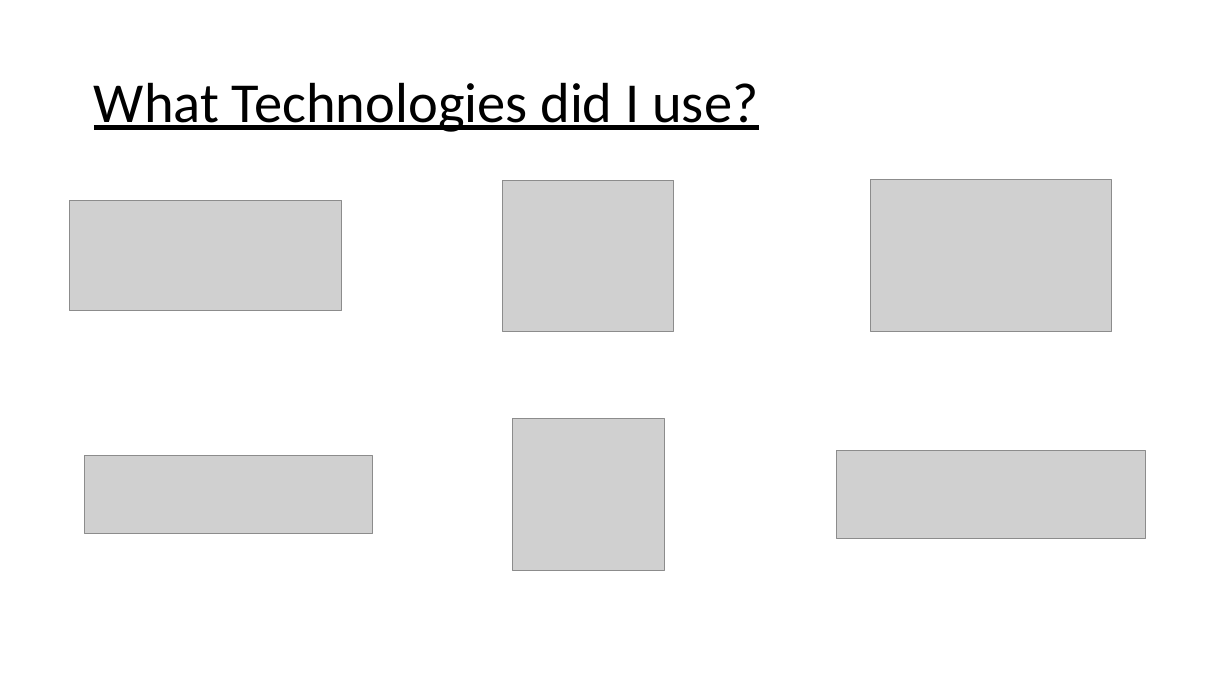
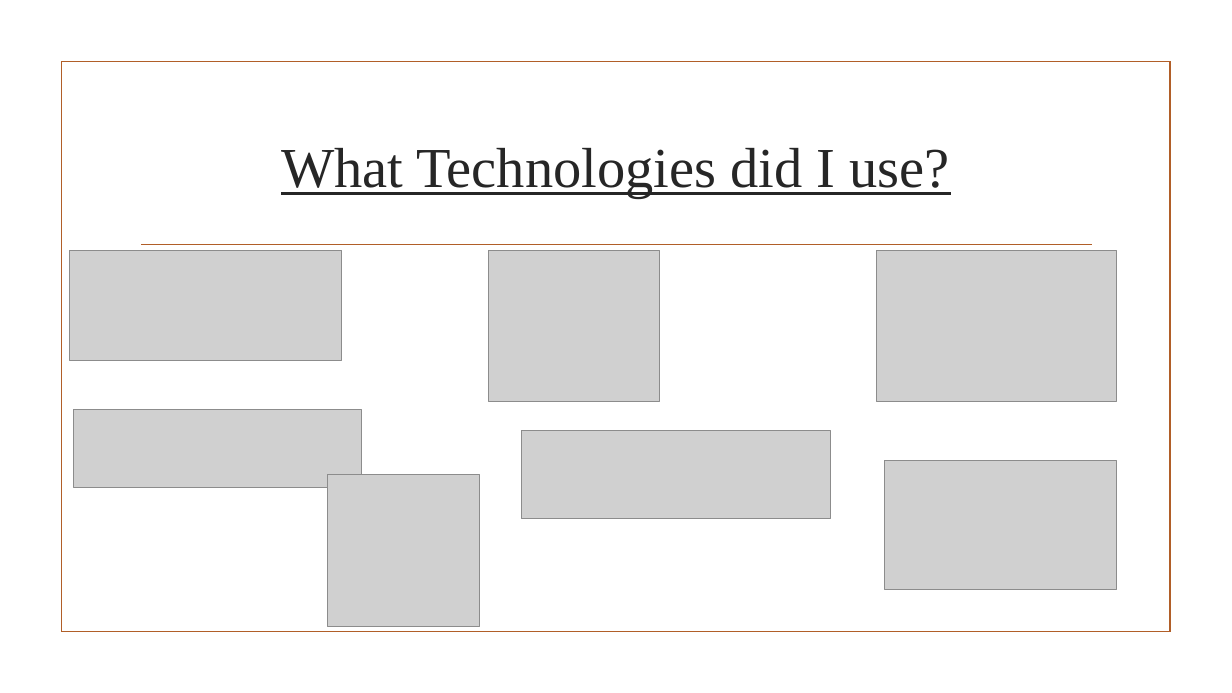
Before and after one commit to Niteh0wk/TheTalesOfGodric, a slide deck: slide 2 of TheTalesOfGodric.pptx. Drawn at 1232x693 pixels with LibreOffice and Linux fonts; fonts in the diff are those of the drawing; grey boxes stand for pictures; background and template pictures are left out. Boxes give left, top, right and bottom in pixels: in the first picture for what was removed or moved away, otherwise in the second. Text is boxed around its words. In the diff, an @@ line names an element or a change of style, - is before the commit and + after.

```diff
--- a/TheTalesOfGodric.pptx
+++ b/TheTalesOfGodric.pptx
@@ rectangle added at (x1=61, y1=62, x2=1170, y2=632), outline #B15E28 1.25 pt @@
@@ title "What Technologies did I use?" moved from (x1=94, y1=82, x2=758, y2=132) to (x1=281, y1=148, x2=950, y2=198) @@
@@ title "What Technologies did I use?" at (x1=281, y1=148, x2=950, y2=198): font Calibri to Times New Roman, text colour #000000 to #262626; alignment left to centre; line spacing 0.9 to 1 @@
@@ picture moved from (x1=69, y1=201, x2=342, y2=311) to (x1=69, y1=250, x2=342, y2=360) @@
@@ line added from (141, 245) to (1092, 245), #B15E28 1.25 pt @@
@@ picture moved from (x1=503, y1=180, x2=674, y2=332) to (x1=488, y1=250, x2=659, y2=402) @@
@@ picture moved from (x1=871, y1=180, x2=1111, y2=332) to (x1=876, y1=250, x2=1116, y2=402) @@
@@ picture moved from (x1=85, y1=456, x2=372, y2=534) to (x1=74, y1=409, x2=361, y2=488) @@
@@ picture moved from (x1=836, y1=451, x2=1145, y2=540) to (x1=521, y1=431, x2=830, y2=519) @@
@@ picture moved from (x1=512, y1=419, x2=664, y2=570) to (x1=328, y1=475, x2=480, y2=627) @@
@@ picture added at (x1=884, y1=460, x2=1116, y2=590) @@
```
Also in this commit, not shown: 7 other slides changed, 2 slides added, 2 other files.
